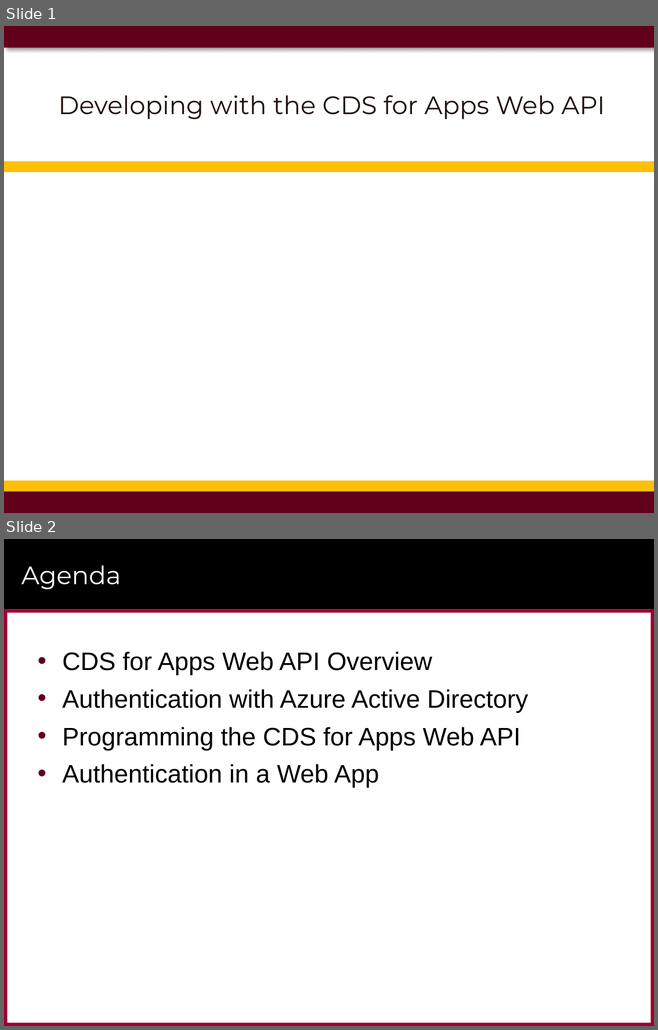
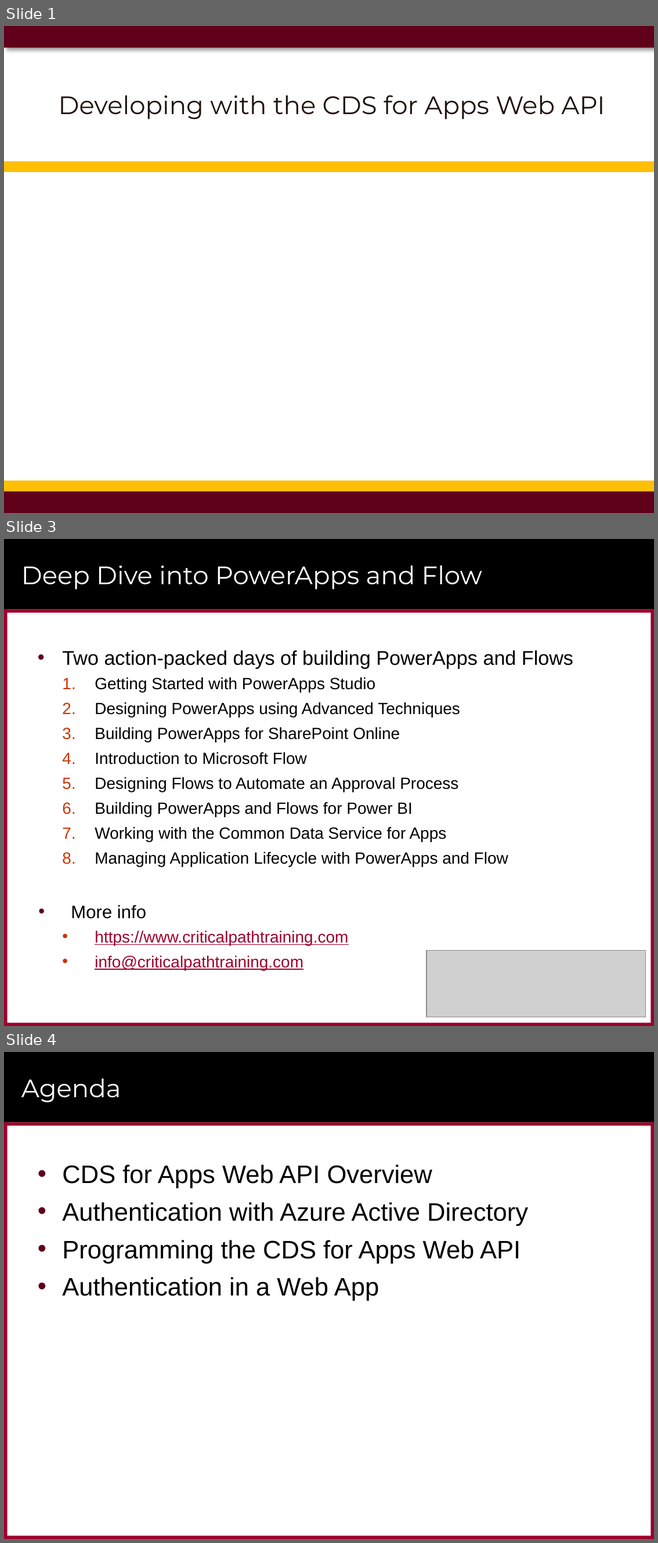
Before and after one commit to CriticalPathTraining/CDSAWEBAPI, a slide deck: CDSAWEBAPI.pptx. Shown one above the other, each under a label of ours: slides 1 and 2 before the commit, slides 1, 3 and 4 after it; the slides between them are not shown. The pictures are 658x1030 and 658x1543 pixels, drawn with LibreOffice and Linux fonts; fonts in the diff are those of the drawing; grey boxes stand for pictures; background and template pictures are left out. Boxes give left, top, right and bottom in pixels: in the first picture for what was removed or moved away, otherwise in the second. Text is boxed around its words. In the diff, an @@ line names an element or a change of style, - is before the commit and + after.

```diff
--- a/CDSAWEBAPI.pptx
+++ b/CDSAWEBAPI.pptx
@@ slide 3 added at box(4, 539, 654, 1026), background #FFFFFF; not listed: 5 template elements that a slide beside it also shows @@
@@ title added at box(21, 565, 482, 589), 28 pt, text #FFFFFF @@
+Deep Dive into PowerApps and Flow
@@ text added at box(62, 650, 573, 971), 18 pt, text #000000 @@
+• Two action-packed days of building PowerApps and Flows
+  1. Getting Started with PowerApps Studio
+  2. Designing PowerApps using Advanced Techniques
+  3. Building PowerApps for SharePoint Online
+  4. Introduction to Microsoft Flow
+  5. Designing Flows to Automate an Approval Process
+  6. Building PowerApps and Flows for Power BI
+  7. Working with the Common Data Service for Apps
+  8. Managing Application Lifecycle with PowerApps and Flow
+• More info
+  • https://www.criticalpathtraining.com
+  • info@criticalpathtraining.com
@@ picture added at box(426, 950, 645, 1017) @@
@@ what was slide 2 is now slide 4 @@
```
Also in this commit, not shown: 1 other slide added, 1 other file.
